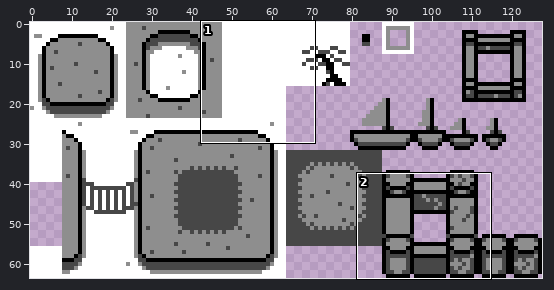
Pixel-art file -- Assets/island-tiles.ase. Above: a wide view before the commit, with the close-up outlined.
Close-up. Before:
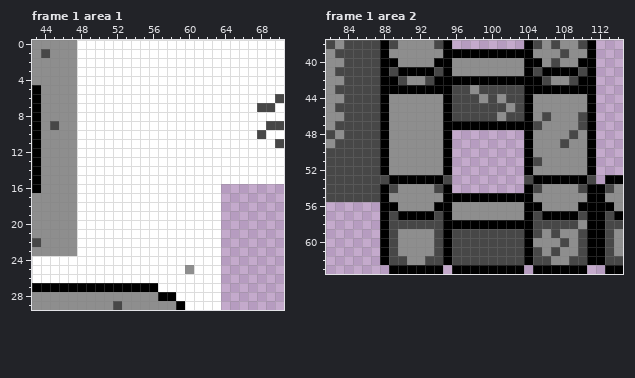
128x64 pixels, 2 frames. Colours within 5 levels of each other are drawn and written as one. Shown: frame 1 area 1: x 43..70, y 0..29; frame 1 area 2: x 82..114, y 38..63.
Now the later version:
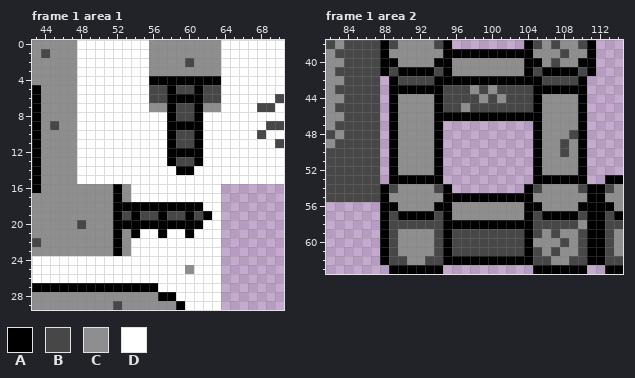
Palette (. is transparent): A #000000  B #474747  C #8e8e8e  D #ffffff
Commit message: working on intro level
Change:
Changed rows in their new state; - is an unchanged pixel.
Frame 1 area 1, layer "Layer 1":
first column x 48:
 0 --------CCCCCCCC
 1 --------CCCCCCCC
 2 --------CCCCBCCC
 3 --------CCCCCCCC
 4 --------AAAAAAAA
 5 --------BBABBABB
 6 --------BBAAAABB
 7 --------CCABBACC
 8 ----------ABBA--
 9 ----------AAAA--
10 ----------ABBA--
11 ----------ABBA--
12 ----------AAAA--
13 ----------ABBA--
14 -----------AA---
16 CCCCAC----------
17 CCCCAC----------
18 CCCCAAAAAAAAAA--
19 CCCCABABBABBABA-
20 BCCCAAAAAAAAAA--
21 CCCCACA--A--A---
22 CCCCAC----------
23 CCCCAC----------
Frame 1 area 2, layer "Layer 1":
first column x 88:
42 .--BB--------------BB--.
43 .------B----C---B------.
44 .A----AB--------BA----A.
45 .A----AB-C----B-BA----A.
46 .A----A-AAAAAAAA-AC---A.
47 .A----A..........A----A.
48 .A----A.--------.A----A.
49 .A----A.--------.A----A.
50 .A----A.--------.A--B-A.
51 .A----A.--------.A----A.
52 .A----A.--------.A----A.
53 .------.--------.------.
first column x 96:
62 AAAAAAAA
63 ........
Pixel boxes of the changes (left, top, right, bottom) in both close-ups:
changed: (149, 40, 221, 175)
changed: (77, 184, 212, 256)
changed: (380, 76, 596, 184)
changed: (452, 256, 524, 274)
